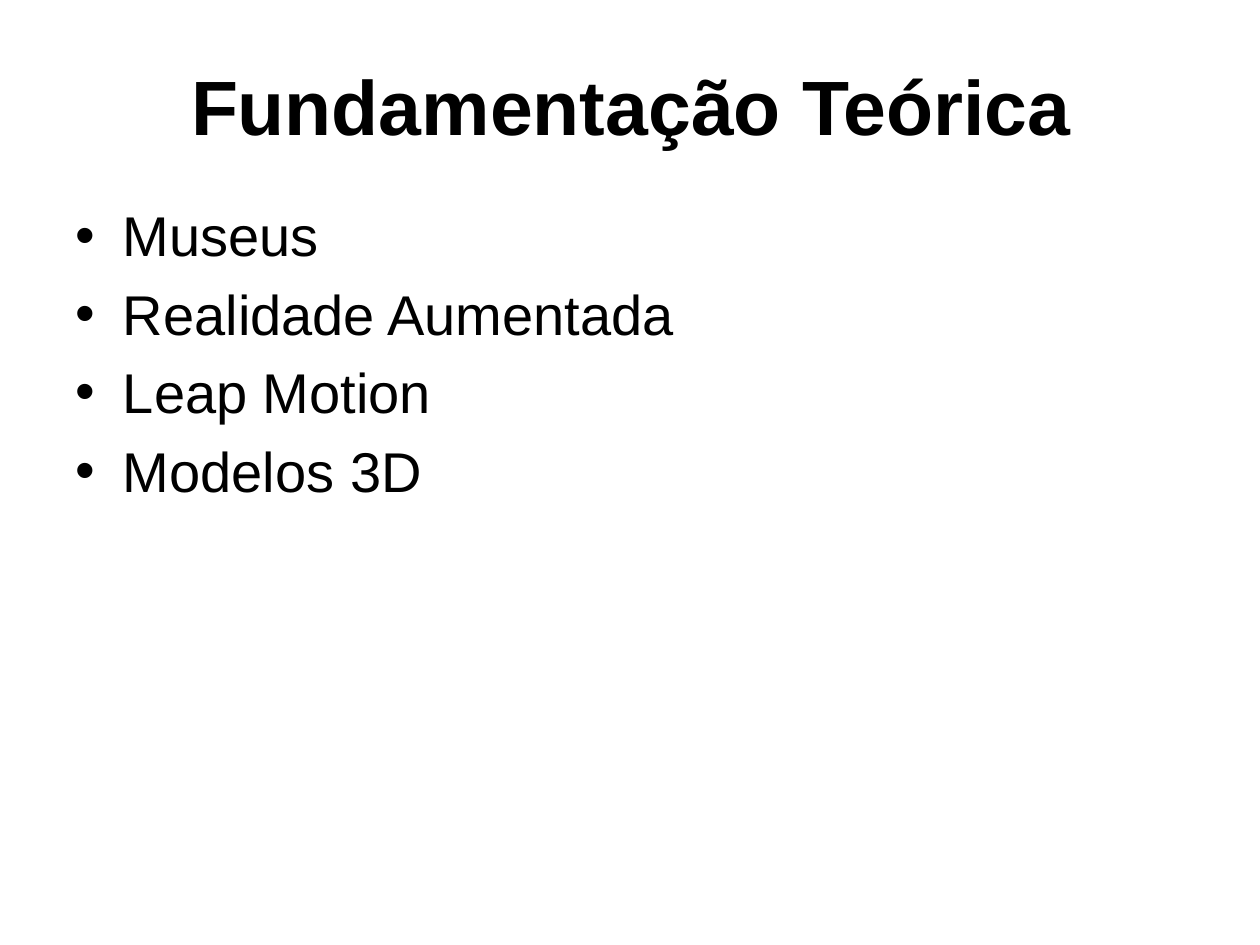
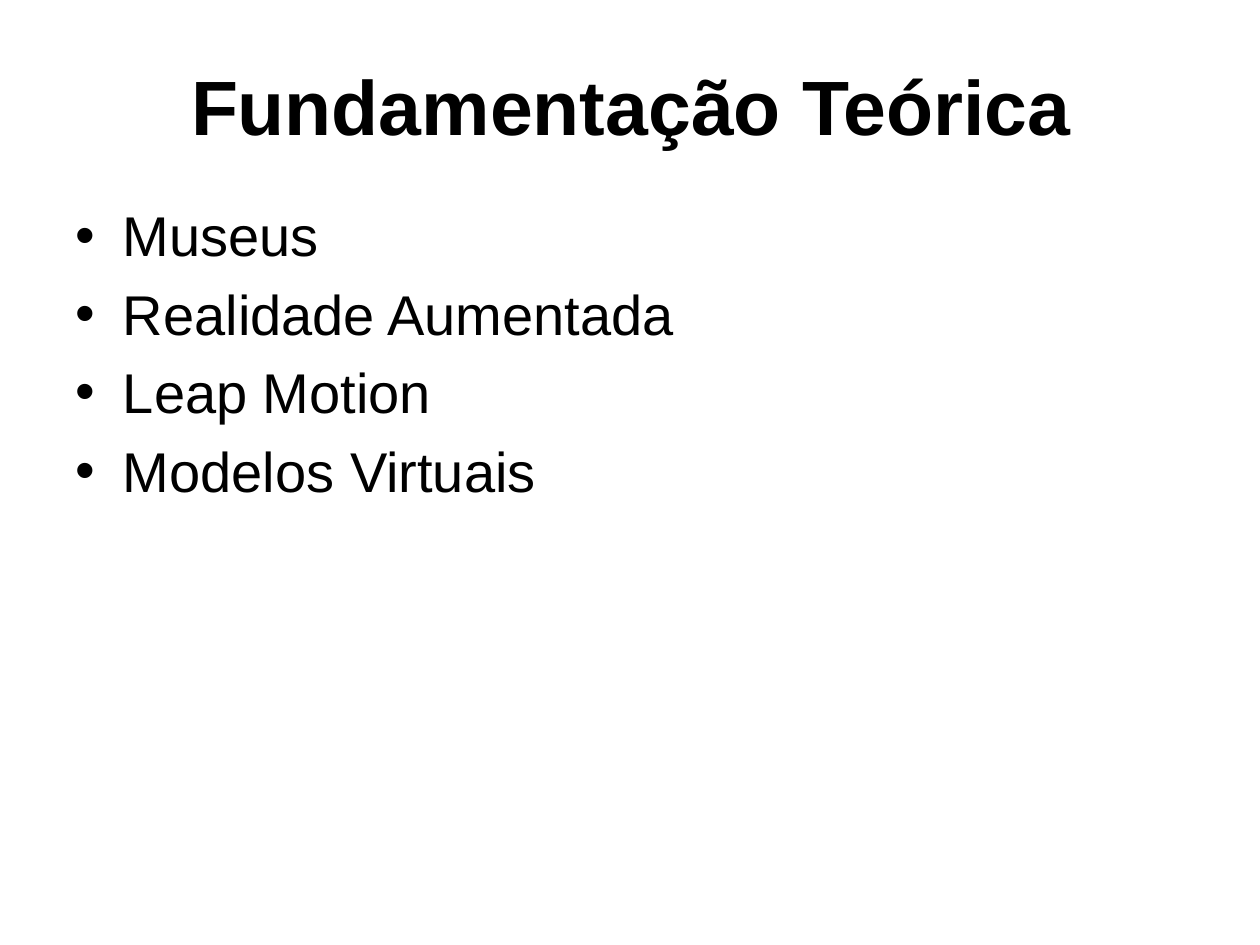
Before and after one commit to gcgfurb/tcc_JulioVicenteBrych, a slide deck: slide 6 of _julio/ApresentaçãoTCC-Julio_Vicente_Brych.pptx (slide 5 before the commit). Drawn at 1260x945 pixels with LibreOffice and Linux fonts; fonts in the diff are those of the drawing; background and template pictures are left out. Boxes give left, top, right and bottom in pixels: in the first picture for what was removed or moved away, otherwise in the second. Text is boxed around its words. In the diff, an @@ line names an element or a change of style, - is before the commit and + after.

```diff
--- a/_julio/ApresentaçãoTCC-Julio_Vicente_Brych.pptx
+++ b/_julio/ApresentaçãoTCC-Julio_Vicente_Brych.pptx
@@ text at (123, 451, 536, 493): text changed @@
-• Modelos 3D
+• Modelos Virtuais
```
Also in this commit, not shown: 9 other slides changed, 10 slides added, 3 slides removed.
